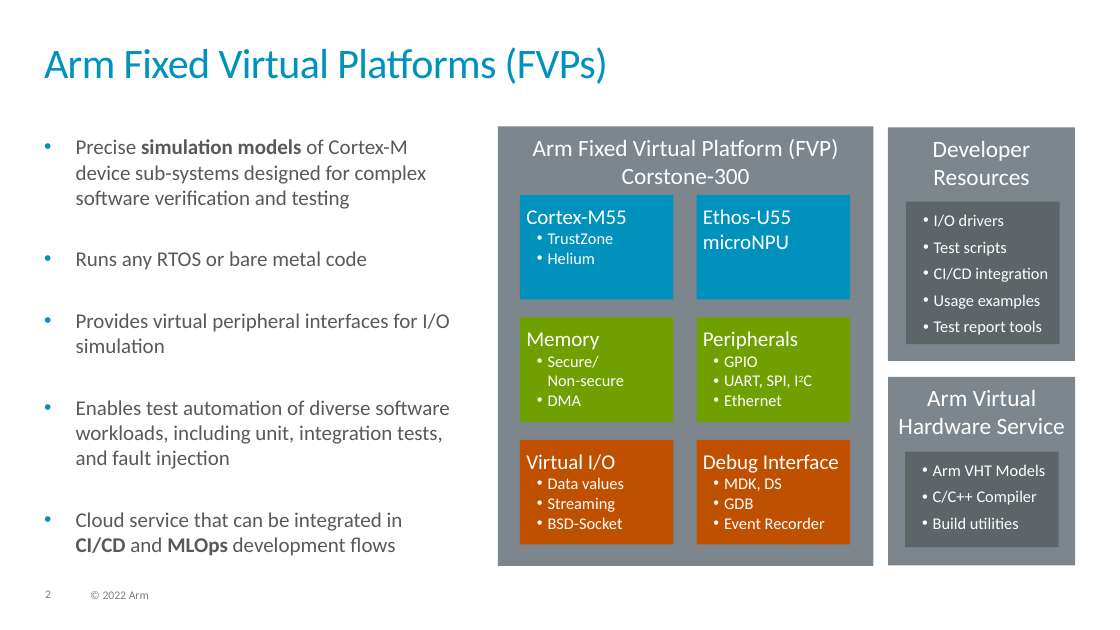
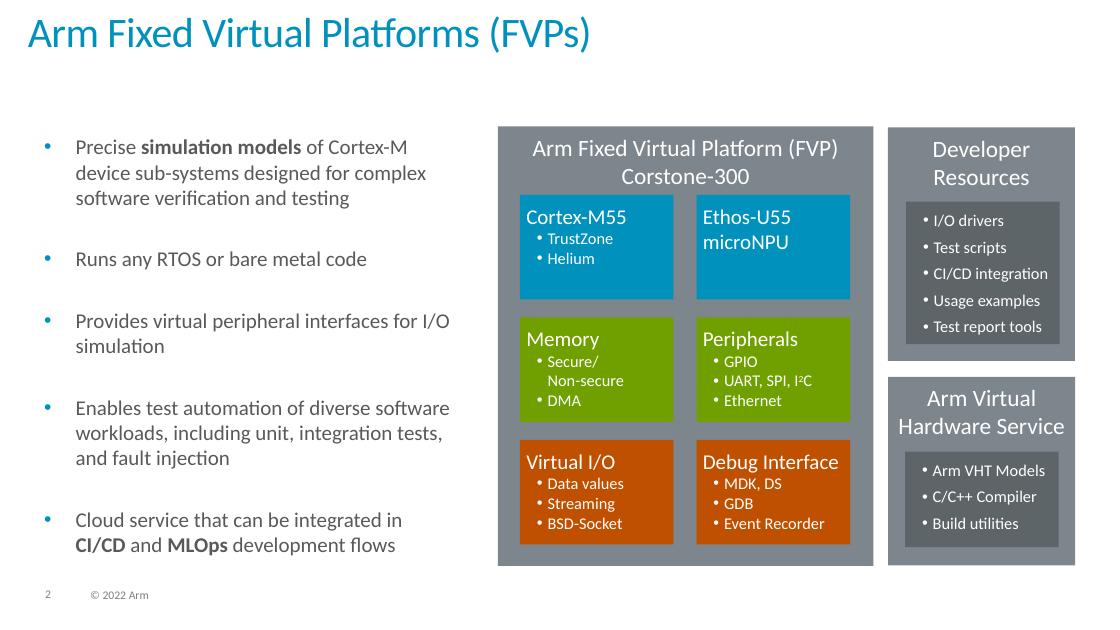
Before and after one commit to ARM-software/AVH, a slide deck: slide 2 of DoxyGen/overview/src/images/img_src.pptx. Drawn at 1120x630 pixels with LibreOffice and Linux fonts; fonts in the diff are those of the drawing; background and template pictures are left out. Boxes give left, top, right and bottom in pixels: in the first picture for what was removed or moved away, otherwise in the second. Text is boxed around its words. In the diff, an @@ line names an element or a change of style, - is before the commit and + after.

```diff
--- a/DoxyGen/overview/src/images/img_src.pptx
+++ b/DoxyGen/overview/src/images/img_src.pptx
@@ title "Arm Fixed Virtual Platforms (FVPs)": place and size @@
-title "Arm Fixed Virtual Platforms (FVPs)" at [44,47,608,84]
+title "Arm Fixed Virtual Platforms (FVPs)" at [28,16,591,53]
```
Also in this commit, not shown: 34 other files.
